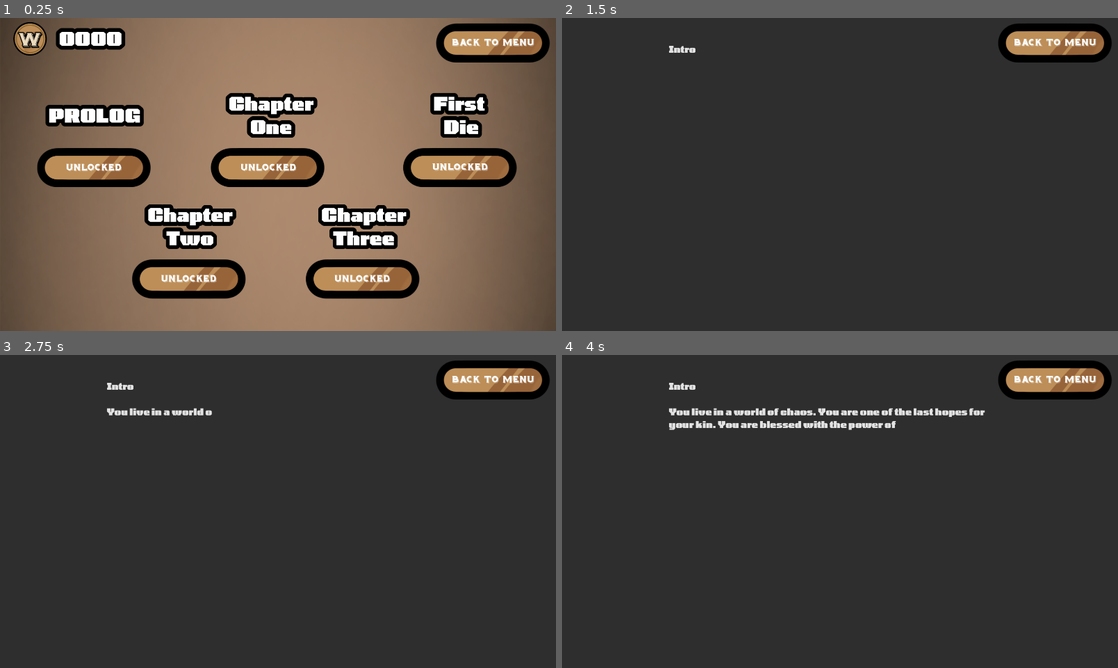
Above: before the commit, frames 1-4 (two rows, left to right).
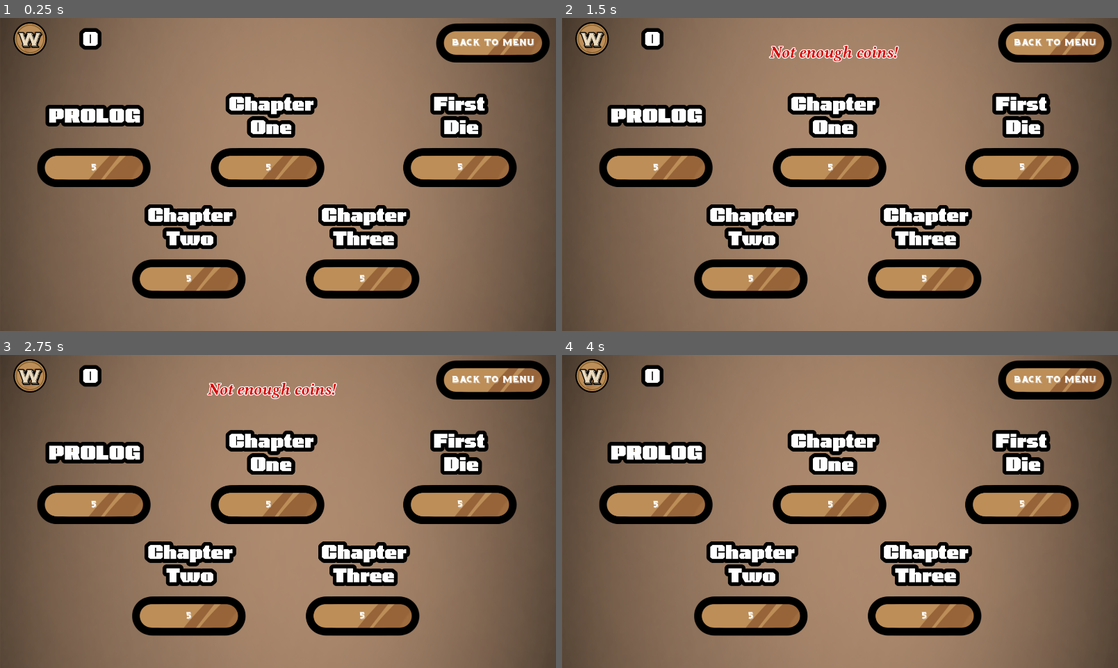
Above: after the commit, the same moments.

Repository: deutandev/survival-shooter
Game: Godot game, scene res://story/scene/story_scene.tscn
Same seed, same stepped clock (60 frames per second), same inputs: the game is played once before the commit and once after it. This scene is started directly instead of the project's main scene. Sound files missing from this copy of the repository are replaced by a short silence.
Inputs (mouse positions are in pixels of both pictures, inside the frame that each line leads up to):
- Up to frame 1 (0.25 s): no input
- Up to frame 2 (1.5 s): click "unlocked" (after the commit: "5") at 0.5 s; click (828, 168) at 1.25 s, where only the run after the commit has a clickable "5"
- Up to frame 3 (2.75 s): click (461, 505) at 2 s, where only the run after the commit has a clickable "5"
- Up to frame 4 (4 s): click (751, 614) at 2.75 s, where only the run after the commit has a clickable "5"; click (923, 614) at 3.5 s, where only the run after the commit has a clickable "5"

The runs differ from the first frame. In frame 1, 1.6% of the frame differs, in the area x 10-88%, y 3-85%; in frame 2, 97%, in the area x 0-100%, y 0-100%; in frame 3, 97%; in frame 4, 97%.

Commit message:
feat(story): adding purchasing feature

Diff:
--- a/environment/main_menu/credit_panel.gd
+++ b/environment/main_menu/credit_panel.gd
@@ -1,7 +1,7 @@
 extends Control
 
 @onready var credit_panel := $CreditInfoPanel
-@onready var button_sfx := %GameButtonSfx
+@onready var button_sfx := %MenuButtonSfx
 
 func _ready() -> void:
 	credit_close()
--- a/environment/main_menu/main_label_manager.gd
+++ b/environment/main_menu/main_label_manager.gd
@@ -4,5 +4,9 @@
 @onready var highscore_label = %HighscoreLabel
 
 func _ready():
-	coin_label.text = str(CoinData.total_coins)
-	highscore_label.text = str(ScoreData.highscore)
+	if coin_label:
+		CoinData.load()
+		coin_label.text = str(CoinData.total_coins)
+	if highscore_label:
+		ScoreData.load()
+		highscore_label.text = str(ScoreData.highscore)
--- /dev/null
+++ b/environment/main_menu/resset.gd
@@ -0,0 +1,30 @@
+extends Node
+class_name ResetData
+
+const PLAYER_SAVE_PATH := "user://game_stats.save"
+const STORY_SAVE_PATH := "user://story_lock_status.save"
+
+func _ready() -> void:
+	reset_all()
+
+func reset_all():
+	# Delete save files if they exist
+	if FileAccess.file_exists(PLAYER_SAVE_PATH):
+		var dir := DirAccess.open("user://")
+		dir.remove("game_stats.save")
+
+	if FileAccess.file_exists(STORY_SAVE_PATH):
+		var dir := DirAccess.open("user://")
+		dir.remove("story_lock_status.save")
+
+
+	# Reset in-memory values
+	CoinData.total_coins = 0
+	CoinData.save()
+
+	ScoreData.highscore = 0
+	ScoreData.save()
+
+	GameStats.reset()
+
+	StorySaveManager.load_unlocks()
--- a/game_stats_data/coin_data.gd
+++ b/game_stats_data/coin_data.gd
@@ -1,6 +1,26 @@
 extends Node2D
+
+const SAVE_PATH := "user://game_stats.save"
 
 var total_coins := 0
 
 func add_to_total_coins(amount: int):
 	total_coins += amount
+	save()
+
+func save():
+	var data := _load_full_data()
+	data["total_coins"] = total_coins
+
+	var file = FileAccess.open(SAVE_PATH, FileAccess.WRITE)
+	file.store_var(data)
+
+func load():
+	var data := _load_full_data()
+	total_coins = data.get("total_coins", 0)
+
+func _load_full_data() -> Dictionary:
+	if FileAccess.file_exists(SAVE_PATH):
+		var file = FileAccess.open(SAVE_PATH, FileAccess.READ)
+		return file.get_var()
+	return {}
--- a/game_stats_data/score_data.gd
+++ b/game_stats_data/score_data.gd
@@ -1,7 +1,26 @@
 extends Node2D
+
+const SAVE_PATH := "user://game_stats.save"
 
 var highscore := 0
 
 func get_highscore(score):
 	if score > highscore:
 		highscore = score
+
+func save():
+	var data := _load_full_data()
+	data["highscore"] = highscore
+
+	var file = FileAccess.open(SAVE_PATH, FileAccess.WRITE)
+	file.store_var(data)
+
+func load():
+	var data := _load_full_data()
+	highscore = data.get("highscore", 0)
+
+func _load_full_data() -> Dictionary:
+	if FileAccess.file_exists(SAVE_PATH):
+		var file = FileAccess.open(SAVE_PATH, FileAccess.READ)
+		return file.get_var()
+	return {}
--- a/project.godot
+++ b/project.godot
@@ -37,7 +37,8 @@
 GameStats="*res://game_stats_data/game_stats.gd"
 CoinData="*res://game_stats_data/coin_data.gd"
 ScoreData="*res://game_stats_data/score_data.gd"
-StoryData="*res://story/story_data.gd"
+StorySaveManager="*res://story/story_save_manager.gd"
+StoryPurchaseManager="*res://story/story_purchase_manager.gd"
 
 [display]
 
@@ -59,6 +60,7 @@
 player=""
 coin=""
 player_aoe=""
+chapter_buttons=""
 
 [input]
 
--- /dev/null
+++ b/story/scene/story_chapter_button.gd
@@ -0,0 +1,14 @@
+extends TextureButton
+
+@export var chapter_key: String
+@onready var label_node := $Label
+
+func _ready():
+	update_label()
+
+func update_label():
+	if StorySaveManager.is_unlocked(chapter_key):
+		label_node.text = "Unlocked"
+	else:
+		var price = StoryPurchaseManager.chapter_prices.get(chapter_key)
+		label_node.text = str(price)
--- a/story/scene/story_scene.tscn
+++ b/story/scene/story_scene.tscn
@@ -6,7 +6,10 @@
 [ext_resource type="Texture2D" uid="uid://ckygq8y3p1xow" path="res://environment/ui_asset/Button.png" id="3_rvjdh"]
 [ext_resource type="FontFile" uid="uid://cdya30u1ro1xm" path="res://fonts/HOMINIS.TTF" id="4_pcg3f"]
 [ext_resource type="AudioStream" uid="uid://bg22rsrb3anjg" path="res://audio/click.wav" id="5_qq3eg"]
+[ext_resource type="Script" uid="uid://dpo7uhmiqbvx3" path="res://story/scene/story_chapter_button.gd" id="5_rvjdh"]
 [ext_resource type="Texture2D" uid="uid://ctvhsr02jjckl" path="res://environment/ui_asset/COIN_LOGOUI.png" id="6_hq2sf"]
+[ext_resource type="FontFile" uid="uid://b6oh7wlewlx2b" path="res://fonts/Libertinus_Serif/TEXT_LibertinusSerif-BoldItalic.ttf" id="7_pcg3f"]
+[ext_resource type="Script" uid="uid://byjix033eqqv6" path="res://environment/main_menu/main_label_manager.gd" id="9_qq3eg"]
 
 [node name="StoryScene" type="Node2D"]
 
@@ -38,12 +41,14 @@
 [node name="StoryButton" type="Node2D" parent="."]
 script = ExtResource("2_xt8ii")
 
-[node name="StoryChapterIntro" type="TextureButton" parent="StoryButton"]
+[node name="StoryChapterIntro" type="TextureButton" parent="StoryButton" groups=["chapter_buttons"]]
 offset_left = 128.0
 offset_top = 448.0
 offset_right = 521.0
 offset_bottom = 584.0
 texture_normal = ExtResource("3_rvjdh")
+script = ExtResource("5_rvjdh")
+chapter_key = "chapter_intro"
 
 [node name="Label" type="Label" parent="StoryButton/StoryChapterIntro"]
 layout_mode = 1
@@ -64,12 +69,14 @@
 horizontal_alignment = 1
 vertical_alignment = 1
 
-[node name="StoryChapterOne" type="TextureButton" parent="StoryButton"]
+[node name="StoryChapterOne" type="TextureButton" parent="StoryButton" groups=["chapter_buttons"]]
 offset_left = 728.0
 offset_top = 448.0
 offset_right = 1121.0
 offset_bottom = 584.0
 texture_normal = ExtResource("3_rvjdh")
+script = ExtResource("5_rvjdh")
+chapter_key = "chapter_one"
 
 [node name="Label" type="Label" parent="StoryButton/StoryChapterOne"]
 layout_mode = 1
@@ -88,12 +95,14 @@
 horizontal_alignment = 1
 vertical_alignment = 1
 
-[node name="StoryChapterFirstDie" type="TextureButton" parent="StoryButton"]
+[node name="StoryChapterFirstDie" type="TextureButton" parent="StoryButton" groups=["chapter_buttons"]]
 offset_left = 1392.0
 offset_top = 448.0
 offset_right = 1785.0
 offset_bottom = 584.0
 texture_normal = ExtResource("3_rvjdh")
+script = ExtResource("5_rvjdh")
+chapter_key = "chapter_first_die"
 
 [node name="Label" type="Label" parent="StoryButton/StoryChapterFirstDie"]
 layout_mode = 1
@@ -112,12 +121,14 @@
 horizontal_alignment = 1
 vertical_alignment = 1
 
-[node name="StoryChapterTwo" type="TextureButton" parent="StoryButton"]
+[node name="StoryChapterTwo" type="TextureButton" parent="StoryButton" groups=["chapter_buttons"]]
 offset_left = 456.0
 offset_top = 832.0
 offset_right = 849.0
 offset_bottom = 968.0
 texture_normal = ExtResource("3_rvjdh")
+script = ExtResource("5_rvjdh")
+chapter_key = "chapter_two"
 
 [node name="Label" type="Label" parent="StoryButton/StoryChapterTwo"]
 layout_mode = 1
@@ -136,12 +147,14 @@
 horizontal_alignment = 1
 vertical_alignment = 1
 
-[node name="StoryChapterThree" type="TextureButton" parent="StoryButton"]
+[node name="StoryChapterThree" type="TextureButton" parent="StoryButton" groups=["chapter_buttons"]]
 offset_left = 1056.0
 offset_top = 832.0
 offset_right = 1449.0
 offset_bottom = 968.0
 texture_normal = ExtResource("3_rvjdh")
+script = ExtResource("5_rvjdh")
+chapter_key = "chapter_three"
 
 [node name="Label" type="Label" parent="StoryButton/StoryChapterThree"]
 layout_mode = 1
@@ -184,6 +197,20 @@
 horizontal_alignment = 1
 vertical_alignment = 1
 
+[node name="FeedbackLabel" type="Label" parent="StoryButton"]
+unique_name_in_owner = true
+visible = false
+offset_left = 717.0
+offset_top = 85.0
+offset_right = 1191.0
+offset_bottom = 162.0
+theme_override_colors/font_color = Color(0.856467, 0.000221955, 0.000121001, 1)
+theme_override_colors/font_outline_color = Color(1, 1, 1, 1)
+theme_override_constants/outline_size = 12
+theme_override_fonts/font = ExtResource("7_pcg3f")
+theme_override_font_sizes/font_size = 56
+text = "Not enough COIN"
+
 [node name="AudioStreamPlayer2D" type="AudioStreamPlayer2D" parent="."]
 unique_name_in_owner = true
 stream = ExtResource("5_qq3eg")
@@ -249,13 +276,15 @@
 vertical_alignment = 1
 
 [node name="Node2D" type="Node2D" parent="."]
+script = ExtResource("9_qq3eg")
 
 [node name="CoinLogoui" type="Sprite2D" parent="Node2D"]
 position = Vector2(104, 72)
 scale = Vector2(0.5, 0.5)
 texture = ExtResource("6_hq2sf")
 
-[node name="TotalCoin" type="Label" parent="Node2D"]
+[node name="CoinLabel" type="Label" parent="Node2D"]
+unique_name_in_owner = true
 offset_left = 88.0
 offset_top = -8.0
 offset_right = 537.0
--- a/story/story_button_manager.gd
+++ b/story/story_button_manager.gd
@@ -1,45 +1,63 @@
 extends Node2D
 
 const MAIN_MENU_SCENE_PATH := "res://environment/main_menu/mainMenu.tscn"
-const CHAPTER_INTRO_SCENE_PATH := "res://story/scene/chapter_prolog_panel.tscn"
-const CHAPTER_ONE_SCENE_PATH := "res://story/scene/chapter_one_panel.tscn"
-const CHAPTER_FIRST_DIE_SCENE_PATH := "res://story/scene/chapter_first_die_panel.tscn"
-const CHAPTER_TWO_SCENE_PATH := "res://story/scene/chapter_two_panel.tscn"
-const CHAPTER_THREE_SCENE_PATH := "res://story/scene/chapter_three_panel.tscn"
+
+const CHAPTER_SCENES := {
+	"chapter_intro": "res://story/scene/chapter_prolog_panel.tscn",
+	"chapter_one": "res://story/scene/chapter_one_panel.tscn",
+	"chapter_first_die": "res://story/scene/chapter_first_die_panel.tscn",
+	"chapter_two": "res://story/scene/chapter_two_panel.tscn",
+	"chapter_three": "res://story/scene/chapter_three_panel.tscn"
+}
 
 @onready var button_sfx := %AudioStreamPlayer2D
+@onready var feedback_label := %FeedbackLabel
 
-func _on_quit_pressed() -> void:
+func _ready():
+	StorySaveManager.load_unlocks()
+
+func _on_chapter_button_pressed(chapter_key: String) -> void:
 	button_sfx.play()
 	await button_sfx.finished
-	get_tree().quit()
+
+	if StorySaveManager.is_unlocked(chapter_key):
+		get_tree().change_scene_to_file(CHAPTER_SCENES[chapter_key])
+
+	else:
+		if StoryPurchaseManager.is_purchased(chapter_key):
+			_update_button_label(chapter_key)
+			get_tree().change_scene_to_file(CHAPTER_SCENES[chapter_key])
+		else:
+			_show_feedback("Not enough coins!")
 
 func _on_back_to_menu_pressed() -> void:
 	button_sfx.play()
 	await button_sfx.finished
 	get_tree().change_scene_to_file(MAIN_MENU_SCENE_PATH)
 
+func _show_feedback(text: String):
+	feedback_label.text = text
+	feedback_label.visible = true
+	await get_tree().create_timer(2.0).timeout
+	feedback_label.visible = false
+
+func _update_button_label(chapter_key: String):
+	for button in get_tree().get_nodes_in_group("chapter_buttons"):
+		if button.chapter_key == chapter_key:
+			button.update_label()
+			break
+
 func _on_story_chapter_intro_pressed() -> void:
-	button_sfx.play()
-	await button_sfx.finished
-	get_tree().change_scene_to_file(CHAPTER_INTRO_SCENE_PATH)
+	_on_chapter_button_pressed("chapter_intro")
 
 func _on_story_chapter_one_pressed() -> void:
-	button_sfx.play()
-	await button_sfx.finished
-	get_tree().change_scene_to_file(CHAPTER_ONE_SCENE_PATH)
+	_on_chapter_button_pressed("chapter_one")
 
 func _on_story_chapter_first_die_pressed() -> void:
-	button_sfx.play()
-	await button_sfx.finished
-	get_tree().change_scene_to_file(CHAPTER_FIRST_DIE_SCENE_PATH)
+	_on_chapter_button_pressed("chapter_first_die")
 
 func _on_story_chapter_two_pressed() -> void:
-	button_sfx.play()
-	await button_sfx.finished
-	get_tree().change_scene_to_file(CHAPTER_TWO_SCENE_PATH)
+	_on_chapter_button_pressed("chapter_two")
 
 func _on_story_chapter_three_pressed() -> void:
-	button_sfx.play()
-	await button_sfx.finished
-	get_tree().change_scene_to_file(CHAPTER_THREE_SCENE_PATH)
+	_on_chapter_button_pressed("chapter_tree")
--- /dev/null
+++ b/story/story_purchase_manager.gd
@@ -0,0 +1,23 @@
+extends Node
+
+@export var chapter_prices := {
+	"chapter_intro": 5,
+	"chapter_one": 5,
+	"chapter_first_die": 5,
+	"chapter_two": 5,
+	"chapter_three": 5,
+}
+
+func is_purchased(chapter_key: String) -> bool:
+	if StorySaveManager.is_unlocked(chapter_key):
+		return true
+
+	var price = chapter_prices.get(chapter_key, -1)
+	if price < 0:
+		return false
+
+	if CoinData.total_coins >= price:
+		CoinData.add_to_total_coins(-price)
+		StorySaveManager.unlock_chapter(chapter_key)
+		return true
+	return false
--- /dev/null
+++ b/story/story_save_manager.gd
@@ -0,0 +1,28 @@
+extends Node
+
+const SAVE_PATH := "user://story_lock_status.save"
+
+# Story unlocked status
+var chapter_unlocks := {
+	"chapter_intro": false,
+	"chapter_one": false,
+	"chapter_first_die": false,
+	"chapter_two": false,
+	"chapter_three": false,
+}
+
+func is_unlocked(chapter_key: String) -> bool:
+	return chapter_unlocks.get(chapter_key, false)
+
+func unlock_chapter(chapter_key: String) -> void:
+	chapter_unlocks[chapter_key] = true
+	save_unlocks()
+
+func save_unlocks():
+	var file = FileAccess.open(SAVE_PATH, FileAccess.WRITE)
+	file.store_var(chapter_unlocks)
+
+func load_unlocks():
+	if FileAccess.file_exists(SAVE_PATH):
+		var file = FileAccess.open(SAVE_PATH, FileAccess.READ)
+		chapter_unlocks = file.get_var()
Not shown, added: environment/main_menu/resset.gd.uid
Not shown, added: story/scene/story_chapter_button.gd.uid
Not shown: 1 places in story/scene/story_scene.tscn that only renumber resources
Not shown, added: story/story_purchase_manager.gd.uid
Not shown, added: story/story_save_manager.gd.uid
